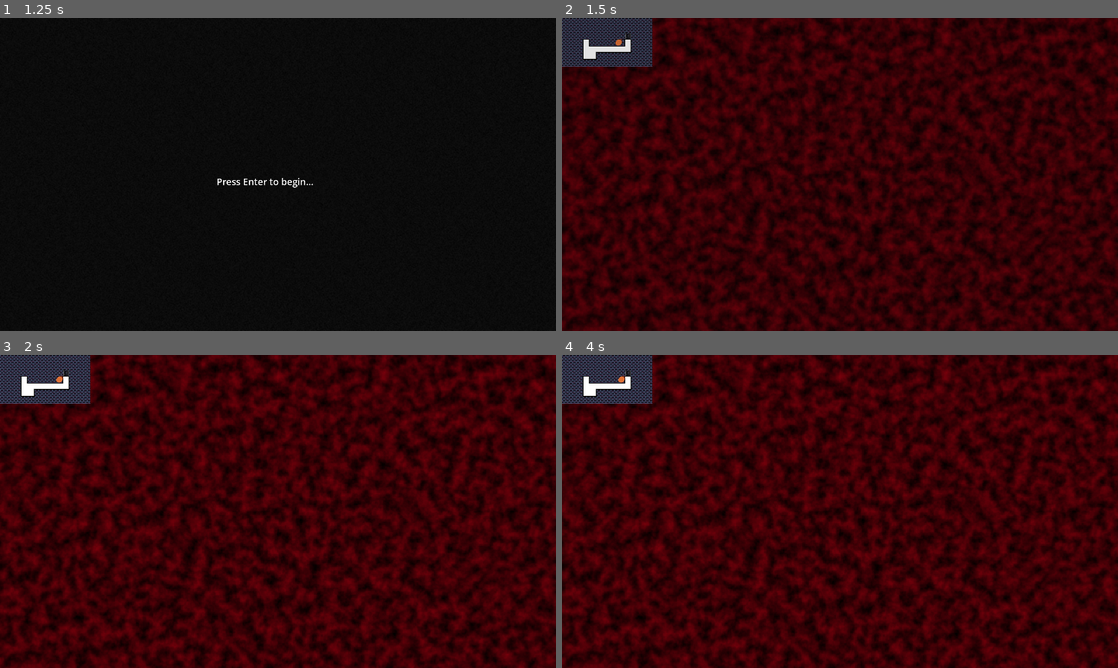
Above: before the commit, frames 1-4 (two rows, left to right).
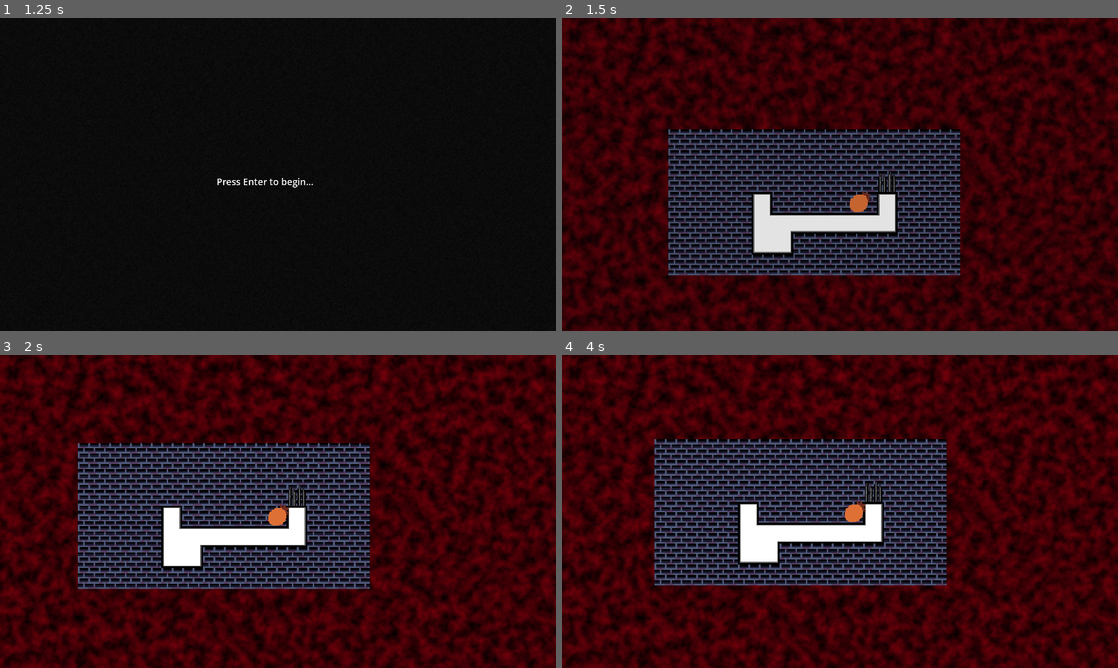
Above: after the commit, the same moments.

Repository: Agecaf/gmtk26-jamgame
Game: Godot game, scene res://main.tscn
The game is run twice, just before and just after one commit, with the same random seed, the same clock (stepped at 60 frames per second) and the same inputs.
Inputs:
- Up to frame 1 (1.25 s): click "New Game" at 0.5 s
- Up to frame 2 (1.5 s): tap Enter (ui_accept) at 1.25 s; hold Right (ui_right) from 1.28 s (still down)
- Up to frame 3 (2 s): keep holding Right (ui_right); tap Enter (ui_accept) at 1.52 s
- Up to frame 4 (4 s): tap Enter (ui_accept) at 2.27, 3.77 s; release Right (ui_right) at 2.78 s; hold Left (ui_left) 2.78-3.53 s; hold Right (ui_right) from 3.53 s (still down)

Frame 1 is identical in both runs. In frame 2, 27% of the frame differs, in the area x 0-72%, y 0-83%; in frame 3, 27%; in frame 4, 27%, in the area x 0-70%, y 0-74%.

Commit message:
Fixed camera issue

Diff:
--- a/main.tscn
+++ b/main.tscn
@@ -43,6 +43,7 @@
 centered = false
 
 [node name="GameLayer" type="CanvasLayer" parent="." unique_id=882080728]
+follow_viewport_enabled = true
 
 [node name="GameContainer" type="Node2D" parent="GameLayer" unique_id=1757171418]
 script = ExtResource("1_h2yge")
--- a/menu/black_frame.gd
+++ b/menu/black_frame.gd
@@ -13,13 +13,10 @@
 
 # Check if we should be visible or not
 func check_menu() -> void:
-	print("Menu changed; ", Game.menu.current_menu)
 	if Game.menu.current_menu != null:
 		if Game.menu.current_menu.name in menus_with_black_frame:
-			print("fading in")
 			target_alpha = 1.0
 		else:
-			print("fading out")
 			target_alpha = 0.0
 
 # Fade in and out
